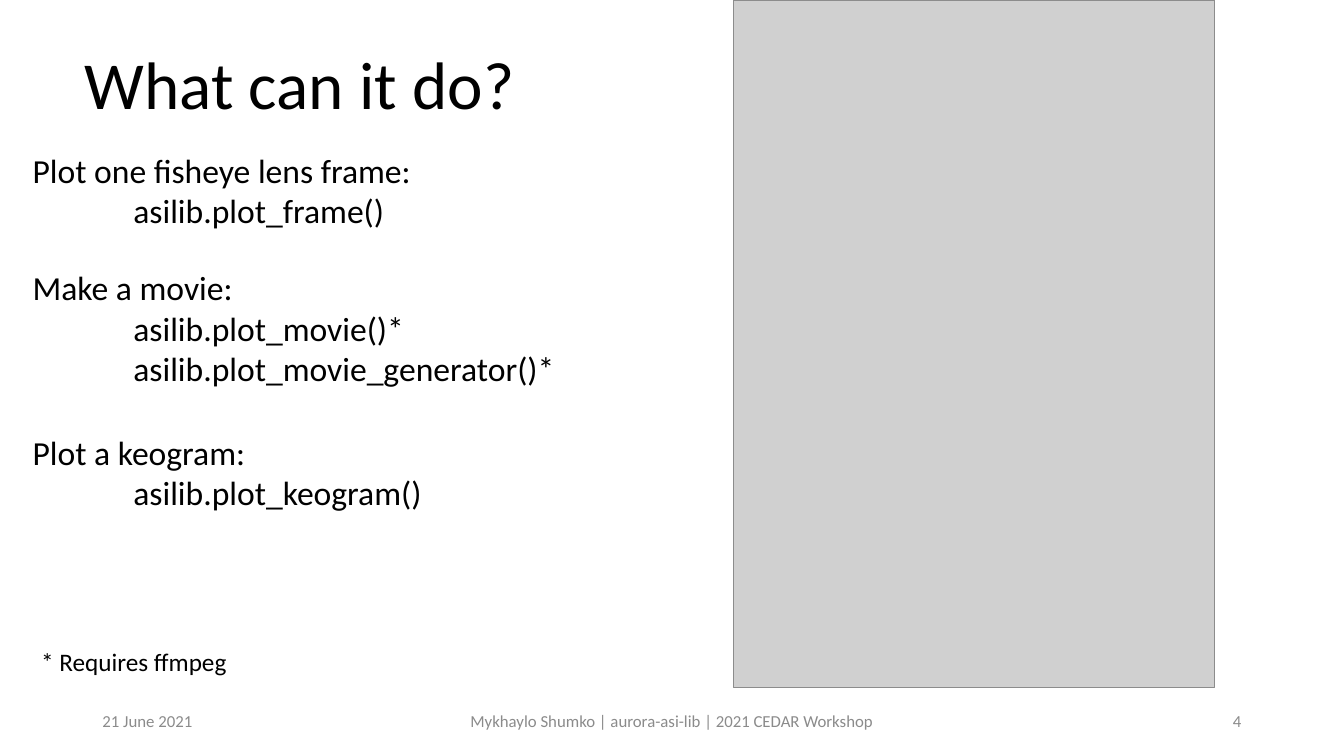
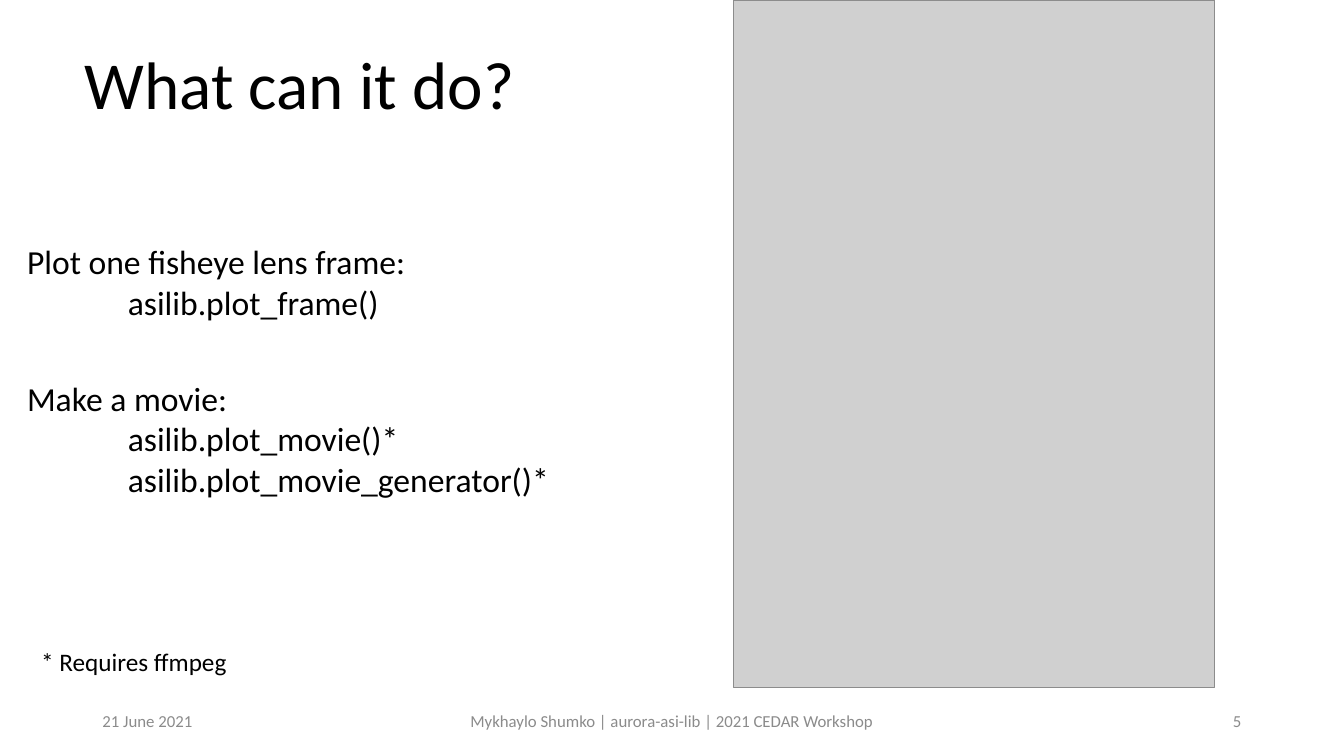
Before and after one commit to mshumko/asilib, a slide deck: slide 5 of presentations/2021_cedar_shumko_asilib.pptx (slide 4 before the commit). Drawn at 1344x756 pixels with LibreOffice and Linux fonts; fonts in the diff are those of the drawing; grey boxes stand for pictures. Boxes give left, top, right and bottom in pixels: in the first picture for what was removed or moved away, otherwise in the second. Text is boxed around its words. In the diff, an @@ line names an element or a change of style, - is before the commit and + after.

```diff
--- a/presentations/2021_cedar_shumko_asilib.pptx
+++ b/presentations/2021_cedar_shumko_asilib.pptx
@@ text "Plot one fisheye lens frame:": place and size @@
-text "Plot one fisheye lens frame:" at bbox=[33, 159, 411, 229]
+text "Plot one fisheye lens frame:" at bbox=[27, 250, 405, 321]
@@ text "Make a movie:": place and size @@
-text "Make a movie:" at bbox=[33, 276, 554, 387]
+text "Make a movie:" at bbox=[27, 387, 549, 498]
@@ text removed at bbox=[33, 441, 421, 511] @@
-Plot a keogram:
-asilib.plot_keogram()
@@ page number at bbox=[1233, 716, 1241, 727]: text changed @@
-4
+5
```
Also in this commit, not shown: 4 other slides changed, 2 slides added.
